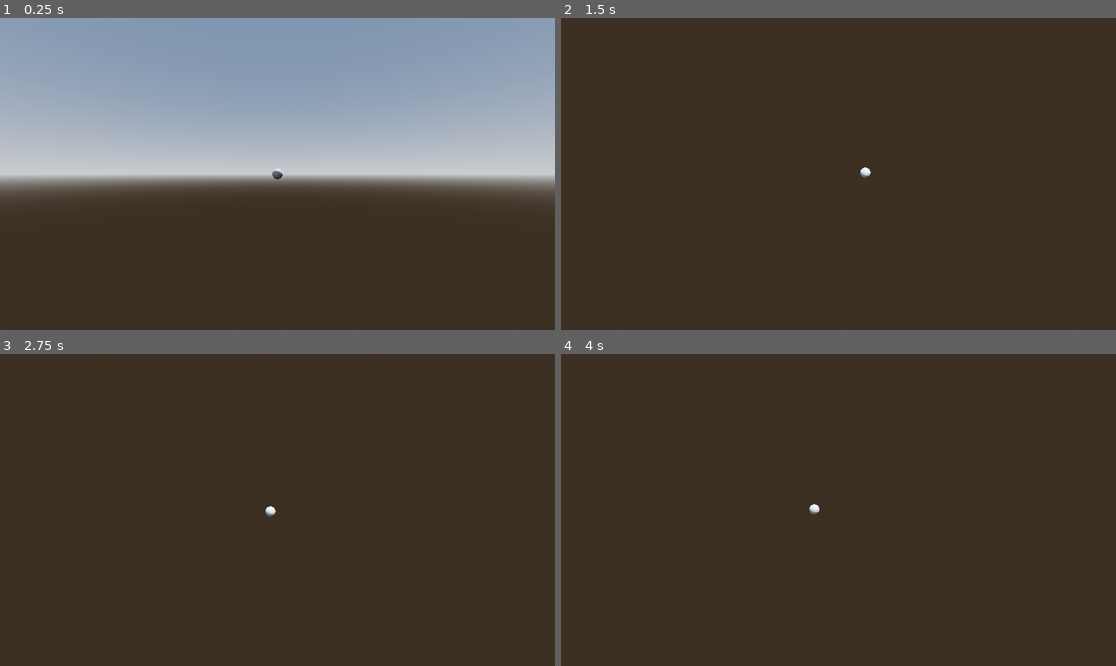
Above: before the commit, frames 1-4 (two rows, left to right).
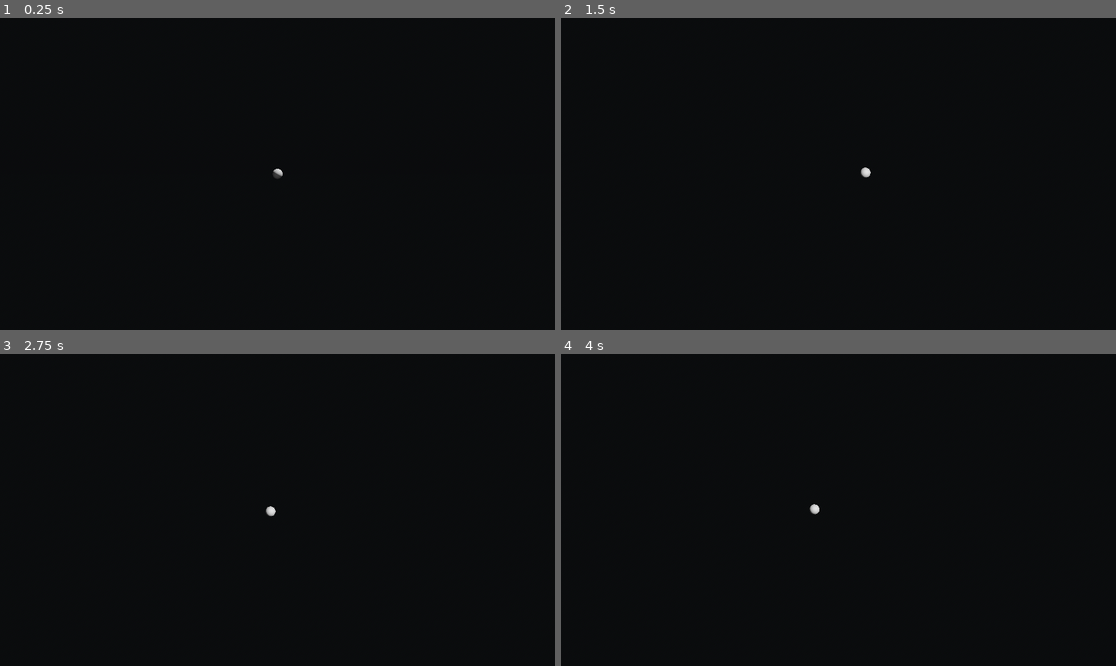
Above: after the commit, the same moments.

Repository: Ezthefez/Kyklos-Roguelike-Video-Game
Game: Godot game, scene res://scenes/main.tscn
Two runs of this game, one before a commit and one after it. Both use one fixed random seed, a clock stepped at 60 frames per second and the inputs below. Before the commit the project starts from res://main.tscn.
Inputs (mouse positions are in pixels of both pictures, inside the frame that each line leads up to):
- Up to frame 1 (0.25 s): no input
- Up to frame 2 (1.5 s): tap Enter at 0.5 s; move the mouse to (866, 174) at 0.52 s; hold Up (ui_up) from 0.53 s (still down); move the mouse to (810, 174) at 1.27 s
- Up to frame 3 (2.75 s): keep holding Up (ui_up); move the mouse to (288, 503) at 2.02 s
- Up to frame 4 (4 s): keep holding Up (ui_up); move the mouse to (832, 516) at 2.77 s; move the mouse to (877, 513) at 3.52 s

The runs differ from the first frame. In frame 1, 100% of the frame differs, in the area x 0-100%, y 0-100%; in frame 2, 100%; in frame 3, 100%; in frame 4, 100%.

Commit message:
Organize project structure (scenes and scripts folders)

Diff:
--- a/kyklos/orbit_root.gd
+++ /dev/null
@@ -1,11 +0,0 @@
-extends Node3D
-
-
-# Called when the node enters the scene tree for the first time.
-func _ready() -> void:
-	pass # Replace with function body.
-
-
-# Called every frame. 'delta' is the elapsed time since the previous frame.
-func _process(delta: float) -> void:
-	pass
--- a/kyklos/main.tscn
+++ b/kyklos/scenes/main.tscn
@@ -1,10 +1,12 @@
 [gd_scene format=3 uid="uid://bg7qxyxb17fds"]
 
-[ext_resource type="Script" uid="uid://c8eavrc6kn6y0" path="res://orbit_controller.gd" id="1_ig7tw"]
+[ext_resource type="Script" uid="uid://ch6ne0mkl6eed" path="res://scripts/orbit_controller.gd" id="1_o5qli"]
 
 [sub_resource type="ProceduralSkyMaterial" id="ProceduralSkyMaterial_ig7tw"]
-sky_horizon_color = Color(0.66224277, 0.6717428, 0.6867428, 1)
-ground_horizon_color = Color(0.66224277, 0.6717428, 0.6867428, 1)
+sky_top_color = Color(0.07058824, 0.07450981, 0.078431375, 1)
+sky_horizon_color = Color(0.0705641, 0.072985984, 0.07783573, 1)
+ground_bottom_color = Color(0.07058824, 0.07450981, 0.078431375, 1)
+ground_horizon_color = Color(0.07058824, 0.07450981, 0.078431375, 1)
 
 [sub_resource type="Sky" id="Sky_0xm2m"]
 sky_material = SubResource("ProceduralSkyMaterial_ig7tw")
@@ -23,7 +25,7 @@
 environment = SubResource("Environment_h2yge")
 
 [node name="DirectionalLight3D" type="DirectionalLight3D" parent="." unique_id=324262621]
-transform = Transform3D(-0.8660254, -0.43301278, 0.25, 0, 0.49999997, 0.86602545, -0.50000006, 0.75, -0.43301266, 0, 0, 0)
+transform = Transform3D(0.114035636, -0.8603761, 0.49673828, 2.7805946e-08, 0.49999994, 0.8660255, -0.9934767, -0.09875775, 0.057017833, 29.678364, 0, 0)
 shadow_enabled = true
 
 [node name="OrbitCenter" type="Node3D" parent="." unique_id=912842539]
@@ -33,13 +35,16 @@
 
 [node name="OrbitRoot" type="Node3D" parent="." unique_id=1022576685 node_paths=PackedStringArray("orbit_center", "camera_yaw", "camera_pitch")]
 transform = Transform3D(1, 0, 0, 0, 1, 0, 0, 0, 1, 0, 0, 20)
-script = ExtResource("1_ig7tw")
+script = ExtResource("1_o5qli")
 orbit_center = NodePath("../OrbitCenter")
 camera_yaw = NodePath("CameraYaw")
 camera_pitch = NodePath("CameraYaw/CameraPitch")
 
 [node name="Ship" type="MeshInstance3D" parent="OrbitRoot" unique_id=615940399]
 
+[node name="DirectionalLight3D" type="DirectionalLight3D" parent="OrbitRoot" unique_id=31001137]
+light_energy = 0.111
+
 [node name="CameraYaw" type="Node3D" parent="OrbitRoot" unique_id=575925839]
 
 [node name="CameraPitch" type="Node3D" parent="OrbitRoot/CameraYaw" unique_id=625411414]
Not shown, removed: kyklos/orbit_controller.gd.uid
Not shown, removed: kyklos/orbit_root.gd.uid
Renamed: kyklos/orbit_controller.gd -> kyklos/scripts/orbit_controller.gd
Not shown, added: kyklos/scripts/orbit_controller.gd.uid
